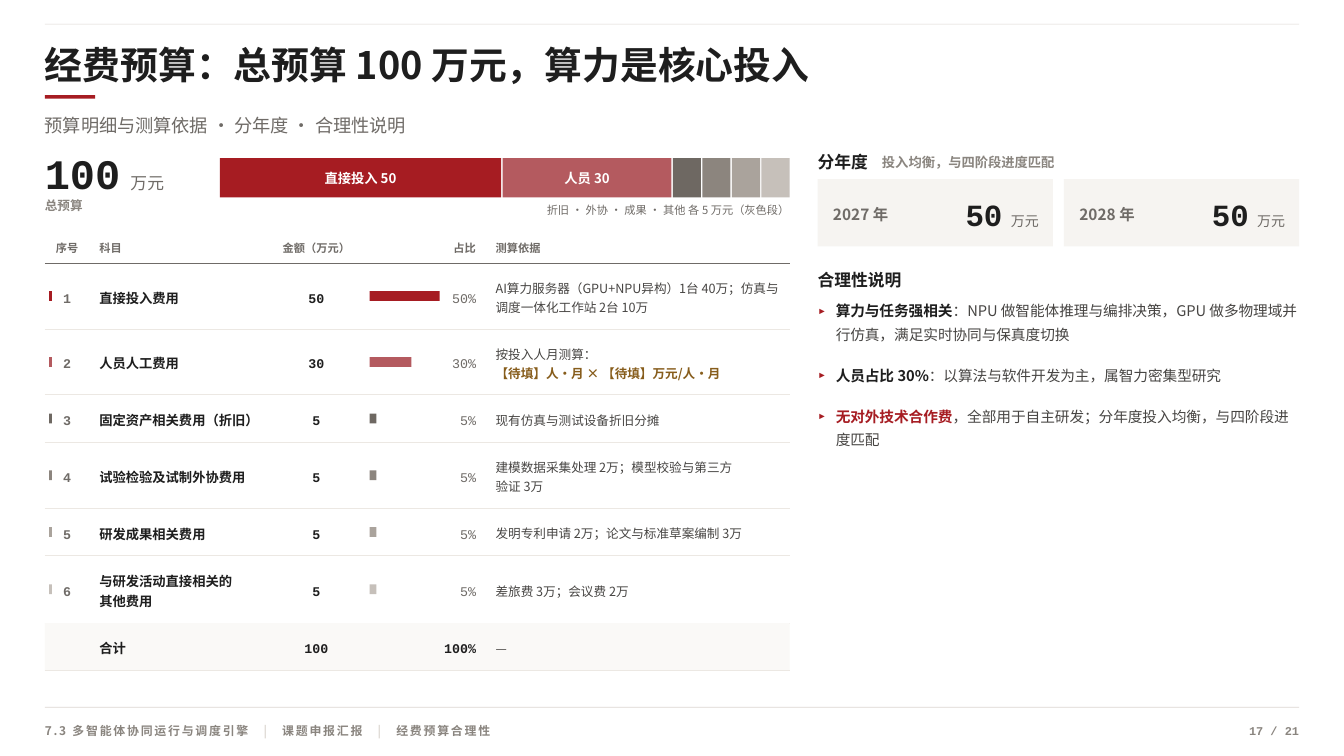
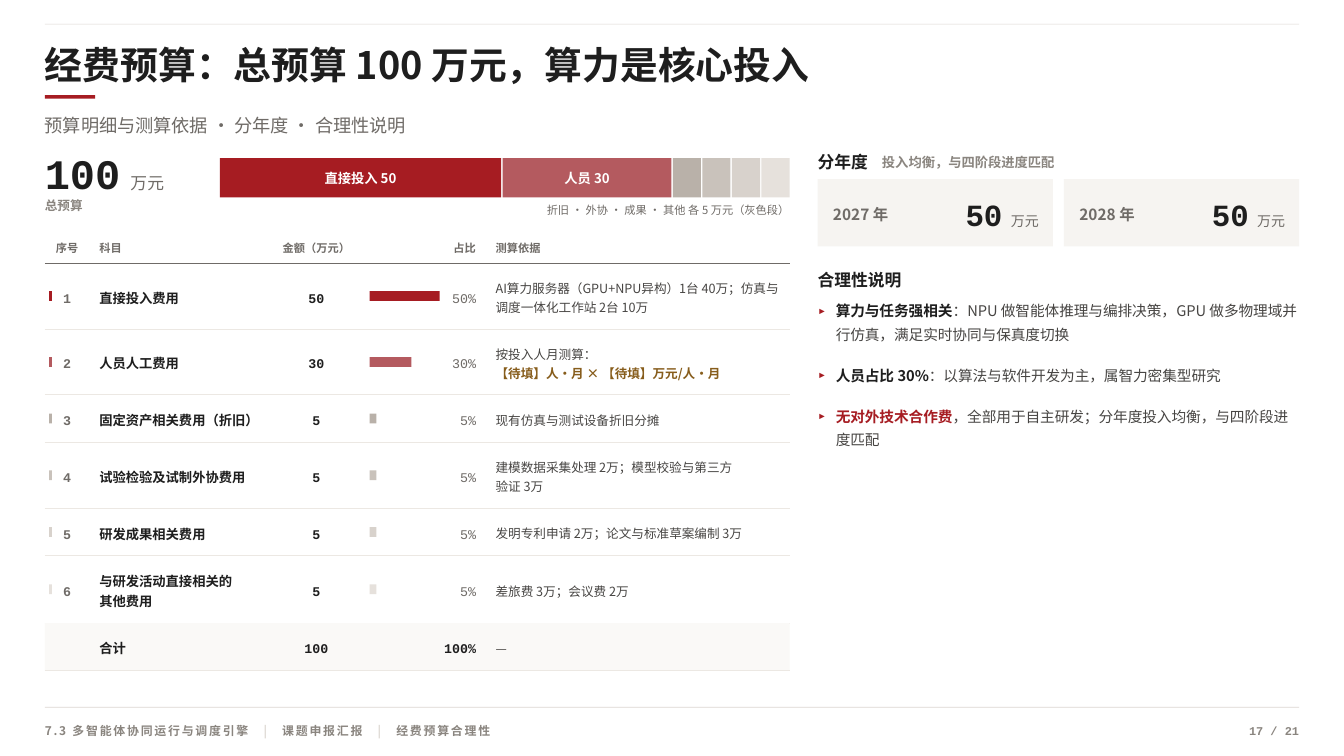
Before and after one commit to huosi012/PPT, a slide deck: slide 17 of 项目汇报PPT.pptx. Drawn at 1344x756 pixels with LibreOffice and Linux fonts; fonts in the diff are those of the drawing. Boxes give left, top, right and bottom in pixels: in the first picture for what was removed or moved away, otherwise in the second. Text is boxed around its words. In the diff, an @@ line names an element or a change of style, - is before the commit and + after.

```diff
--- a/项目汇报PPT.pptx
+++ b/项目汇报PPT.pptx
@@ fill #6E6862 to #B9B1A9 in 3 elements at <box>673,158,701,198</box>, <box>370,413,377,423</box>, <box>49,413,52,423</box> @@
@@ fill #8C857E to #C9C2BB in 3 elements at <box>703,158,731,198</box>, <box>370,471,377,481</box>, <box>49,471,52,481</box> @@
@@ fill #AAA39C to #D8D2CC in 3 elements at <box>732,158,760,198</box>, <box>370,527,377,537</box>, <box>49,527,52,537</box> @@
@@ fill #C6C0BA to #E6E1DC in 3 elements at <box>761,158,789,198</box>, <box>370,585,377,595</box>, <box>49,585,52,595</box> @@
```
Also in this commit, not shown: 1 other slide changed, 5 other files.
